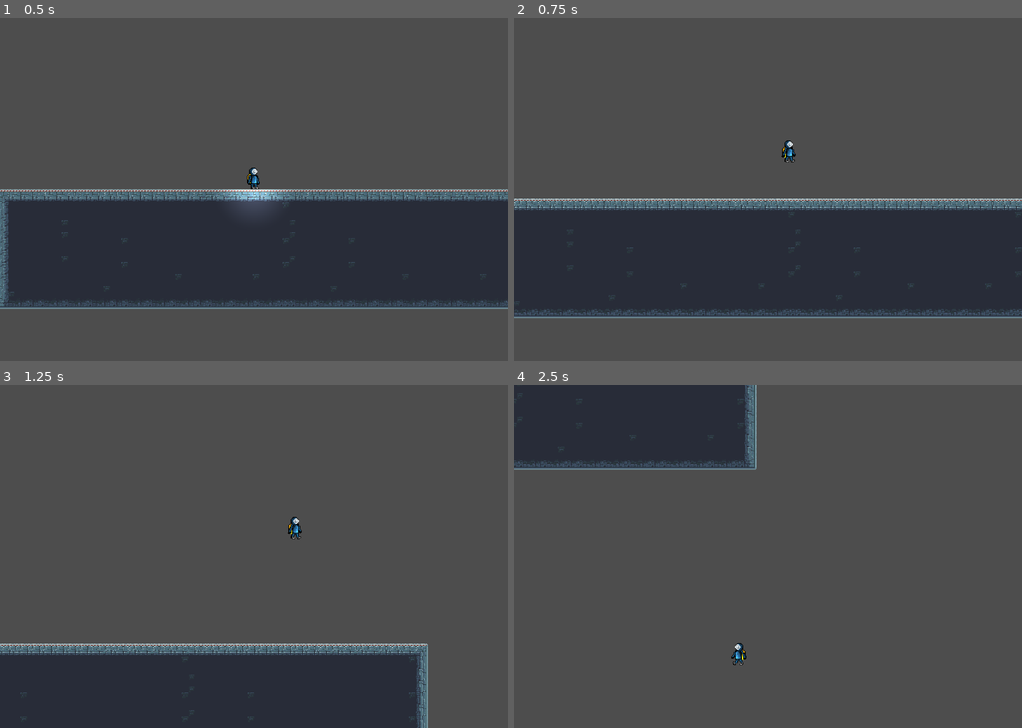
Above: before the commit, frames 1-4 (two rows, left to right).
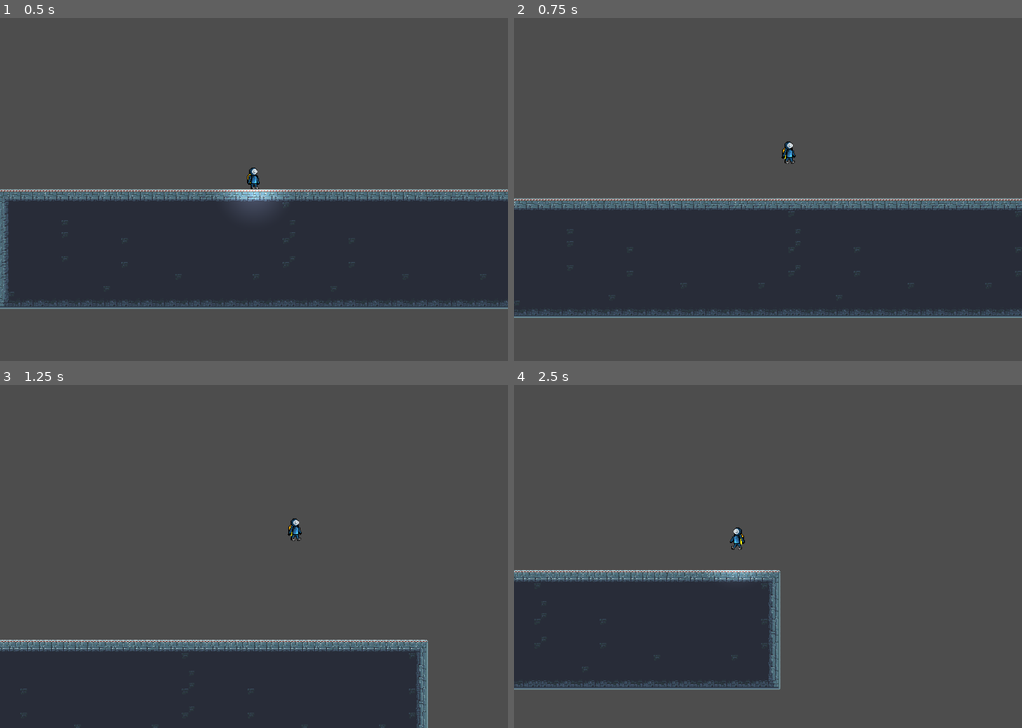
Above: after the commit, the same moments.

Repository: MateoGiuffra/boss-proyecto-leviatan
Game: Godot game, scene res://Main.tscn
Two runs of this game, one before a commit and one after it. Both use one fixed random seed, a clock stepped at 60 frames per second and the inputs below.
Inputs:
- Up to frame 1 (0.5 s): no input
- Up to frame 2 (0.75 s): tap Enter at 0.5 s; hold D (move_right) from 0.53 s (still down); tap Space (jump) at 0.6 s
- Up to frame 3 (1.25 s): keep holding D (move_right); tap Space (jump) at 0.77, 1.07 s
- Up to frame 4 (2.5 s): tap Space (jump) at 1.35, 1.52, 1.82, 2.1 s; release D (move_right) at 2.03 s; hold A (move_left) from 2.03 s (still down)

Frame 1 is identical in both runs. In frame 2, 2.1% of the frame differs, in the area x 0-100%, y 35-88%; in frame 3, 3.0%; in frame 4, 29%, in the area x 0-53%, y 0-89%.

Commit message:
add: update

Diff:
--- a/entities/not-enemies/player.tscn
+++ b/entities/not-enemies/player.tscn
@@ -20,17 +20,32 @@
 [ext_resource type="Script" uid="uid://bn1uk83fgflr8" path="res://scripts/states/player/PlayerIdleState.gd" id="18_mwgf3"]
 [ext_resource type="Script" uid="uid://b8jgpxj1ccsss" path="res://scripts/states/player/PlayerWalkState.gd" id="19_obrgw"]
 [ext_resource type="Script" uid="uid://dfcjh1w7f8hl2" path="res://scripts/states/player/PlayerJumpState.gd" id="20_3a8uq"]
+[ext_resource type="Script" uid="uid://b2lscshlwxjx5" path="res://scripts/states/player/PlayerDashState.gd" id="21_jis8g"]
 
 [sub_resource type="GDScript" id="GDScript_td2n2"]
 script/source = "extends CharacterBody2D
+
+@export var acceleration: float = 3750.0
+@export var movement_speed_limit: float = 300.0
+@export var friction_weight: float = 6.25
+@export var dash_speed: float = 1200.0
+@export var gravity: float = 725.0
+@export var jump_speed: int = 450
+@export var swim_boost: int = 3
+
 @onready var animated_player: AnimatedSprite2D = $AnimatedPlayer
+@onready var double_tap_timer: Timer = $Timers/DoubleTapTimer
+@onready var dash_timer: Timer = $Timers/DashTimer
 
 var movement_direction: int
+var jump: bool
+var is_dashing: bool
+var waiting_second_tap: bool
 
 func _physics_process(delta: float) -> void:
 	get_input()
 
-	if movement_direction != 0:
+	if want_moving():
 		_play_animation(\"walk\")
 		animated_player.flip_h = movement_direction < 0
 	else:
@@ -41,10 +56,53 @@
 
 func get_input() -> void:
 	movement_direction = int(Input.is_action_pressed(\"move_right\")) - int(Input.is_action_pressed(\"move_left\"))
+	jump = Input.is_action_just_pressed(\"jump\")
+	_check_double_tap(Input.is_action_just_pressed(\"move_right\"))
+	_check_double_tap(Input.is_action_just_pressed(\"move_left\"))
 
 func _play_animation(animation_name: StringName)-> void:
 	if animated_player.sprite_frames.has_animation(animation_name):
 		animated_player.play(animation_name)
+
+#dash
+
+func _check_double_tap(is_moving: bool) -> void:
+	if is_moving:
+		if waiting_second_tap:
+			_start_dash()
+			waiting_second_tap = false
+			double_tap_timer.stop()
+		else:
+			waiting_second_tap = true
+			double_tap_timer.start()
+
+func _start_dash()-> void:
+	dash_timer.start()
+	is_dashing = true
+
+func _finish_dash()-> void:
+	is_dashing = false
+
+func _on_dash_timer_timeout() -> void:
+	_finish_dash()
+
+func _finish_waiting_for_second_tap() -> void:
+	waiting_second_tap = false
+#
+func _on_double_tap_timer_timeout() -> void:
+	_finish_waiting_for_second_tap()
+
+#moving player
+
+func want_moving() -> bool:
+	return movement_direction != 0
+
+func move_player(_delta: float):
+	var current_movement_speed = velocity.x + (movement_direction * acceleration * _delta)
+	velocity.x = clamp(current_movement_speed, -movement_speed_limit, movement_speed_limit)
+
+func stop_player(_delta: float):
+	velocity.x = lerp(velocity.x, 0.0, friction_weight * _delta) if abs(velocity.x) > 1 else 0
 
 
 
@@ -326,6 +384,10 @@
 player = NodePath("../..")
 metadata/_custom_type_script = "uid://dfcjh1w7f8hl2"
 
+[node name="PlayerDashState" type="Node" parent="StateMachine" node_paths=PackedStringArray("player")]
+script = ExtResource("21_jis8g")
+player = NodePath("../..")
+metadata/_custom_type_script = "uid://b2lscshlwxjx5"
+
 [connection signal="timeout" from="Timers/DoubleTapTimer" to="." method="_on_double_tap_timer_timeout"]
-[connection signal="timeout" from="Timers/DoubleTapTimer" to="." method="_on_dash_timer_timeout"]
 [connection signal="timeout" from="Timers/DashTimer" to="." method="_on_dash_timer_timeout"]
--- /dev/null
+++ b/scripts/states/player/PlayerDashState.gd
@@ -0,0 +1,21 @@
+class_name PlayerDashState extends State
+
+@export var player: CharacterBody2D
+@export var dash_speed: float = 1200.0
+
+func get_input() -> void:
+	pass
+
+func enter() -> void:
+	player.velocity += Vector2(player.movement_direction, 0).normalized() * player.dash_speed
+
+func exit() -> void:
+	pass
+
+func update(_delta: float) -> void:
+	if !player.is_dashing:
+		Transitioned.emit(self, "PlayerWalkState")
+
+
+func physics_update(_delta: float) -> void:
+	pass
--- a/scripts/states/player/PlayerIdleState.gd
+++ b/scripts/states/player/PlayerIdleState.gd
@@ -16,6 +16,7 @@
 
 func update(_delta: float) -> void:
 	get_input()
+
 	if player && movement_direction != 0:
 		Transitioned.emit(self, "PlayerWalkState")
 
--- a/scripts/states/player/PlayerJumpState.gd
+++ b/scripts/states/player/PlayerJumpState.gd
@@ -1,10 +1,6 @@
 class_name PlayerJumpState extends State
 
-@export var gravity: float = 725.0
-@export var jump_speed: int = 450
-@export var air_acceleration: float = 3750.0
-@export var air_speed_limit: float = 300.0
-@export var air_friction_weight: float = 6.25
+
 
 @export var player: CharacterBody2D
 
@@ -13,7 +9,7 @@
 
 func enter() -> void:
 	air_movement_direction = 0
-	player.velocity.y -= jump_speed
+	player.velocity.y -= player.jump_speed
 
 func exit() -> void:
 	pass
@@ -24,28 +20,21 @@
 func physics_update(_delta: float) -> void:
 	get_input()
 
-	player.velocity.y += gravity * _delta
+	player.velocity.y += player.gravity * _delta
 
 	if player:
-		if _want_moving():
-			_move_player(_delta)
+		if player.want_moving():
+			player.move_player(_delta)
 		else:
-			_stop_player(_delta)
+			player.stop_player(_delta)
 
 	player.move_and_slide()
 
 	if player.is_on_floor() and player.velocity.y >= 0:
 		Transitioned.emit(self, "PlayerWalkState")
 
+	if player.is_dashing:
+		Transitioned.emit(self, "PlayerDashState")
+
 func get_input() -> void:
-	air_movement_direction = int(Input.is_action_pressed("move_right")) - int(Input.is_action_pressed("move_left"))
-
-func _want_moving() -> bool:
-	return air_movement_direction != 0
-
-func _move_player(_delta: float):
-	var current_movement_speed = player.velocity.x + (air_movement_direction * air_acceleration * _delta)
-	player.velocity.x = clamp(current_movement_speed, -air_speed_limit, air_speed_limit)
-
-func _stop_player(_delta: float):
-	player.velocity.x = lerp(player.velocity.x, 0.0, air_friction_weight * _delta) if abs(player.velocity.x) > 1 else 0
+	pass
--- a/scripts/states/player/PlayerWalkState.gd
+++ b/scripts/states/player/PlayerWalkState.gd
@@ -1,47 +1,37 @@
 class_name PlayerWalkState extends State
 
-@export var acceleration: float = 3750.0
-@export var movement_speed_limit: float = 300.0
-@export var friction_weight: float = 6.25
 @export var player: CharacterBody2D
 
-
-var movement_direction: int
-var jump: bool
+@onready var double_tap_timer: Timer = $"../../Timers/DoubleTapTimer"
+@onready var dash_timer: Timer = $"../../Timers/DashTimer"
 
 func enter() -> void:
-	movement_direction = 0
-	jump = false
+	player.movement_direction = 0
+	player.jump = false
+	player.is_dashing = false
+	player.waiting_second_tap = false
 
 func exit() -> void:
 	pass
 
 func physics_update(_delta: float) -> void:
 	get_input()
+	player.velocity.y += player.gravity * _delta
 
 	if player:
-		if _want_moving():
-			_move_player(_delta)
+		if player.want_moving():
+			player.move_player(_delta)
 		else:
-			_stop_player(_delta)
+			player.stop_player(_delta)
 
-	if jump:
+	if player.jump:
 		Transitioned.emit(self, "PlayerJumpState")
 
+	if player.is_dashing:
+		Transitioned.emit(self, "PlayerDashState")
 
 func update(_delta: float) -> void:
 	pass
 
 func get_input() -> void:
-	movement_direction = int(Input.is_action_pressed("move_right")) - int(Input.is_action_pressed("move_left"))
-	jump = Input.is_action_just_pressed("jump")
-
-func _want_moving() -> bool:
-	return movement_direction != 0
-
-func _move_player(_delta: float):
-	var current_movement_speed = player.velocity.x + (movement_direction * acceleration * _delta)
-	player.velocity.x = clamp(current_movement_speed, -movement_speed_limit, movement_speed_limit)
-
-func _stop_player(_delta: float):
-	player.velocity.x = lerp(player.velocity.x, 0.0, friction_weight * _delta) if abs(player.velocity.x) > 1 else 0
+	pass
Not shown: 1 places in entities/not-enemies/player.tscn that only renumber resources
Not shown, added: scripts/states/player/PlayerDashState.gd.uid
